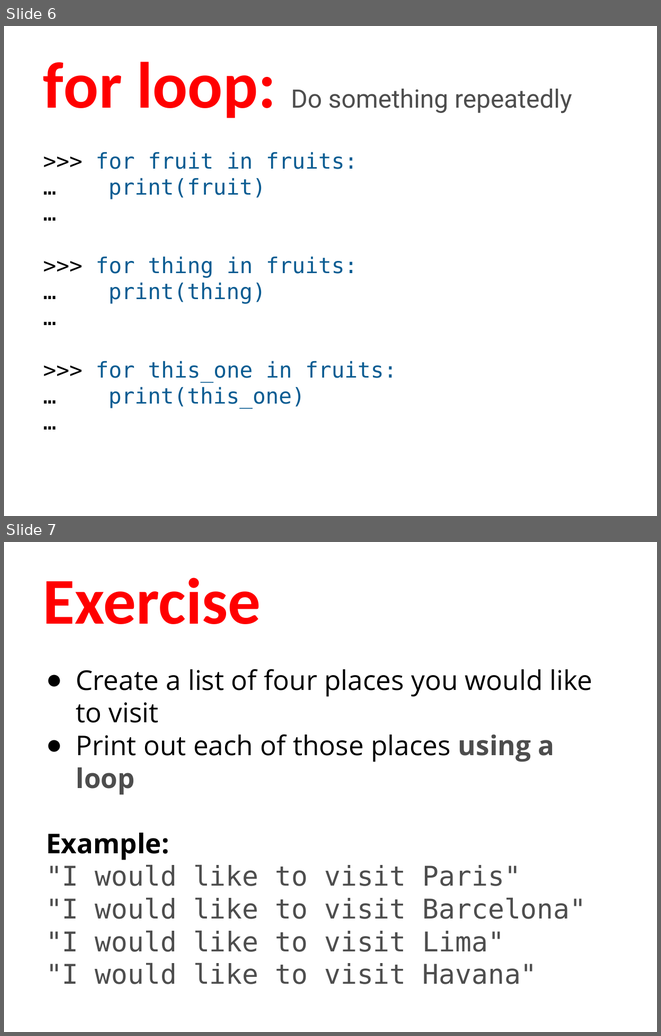
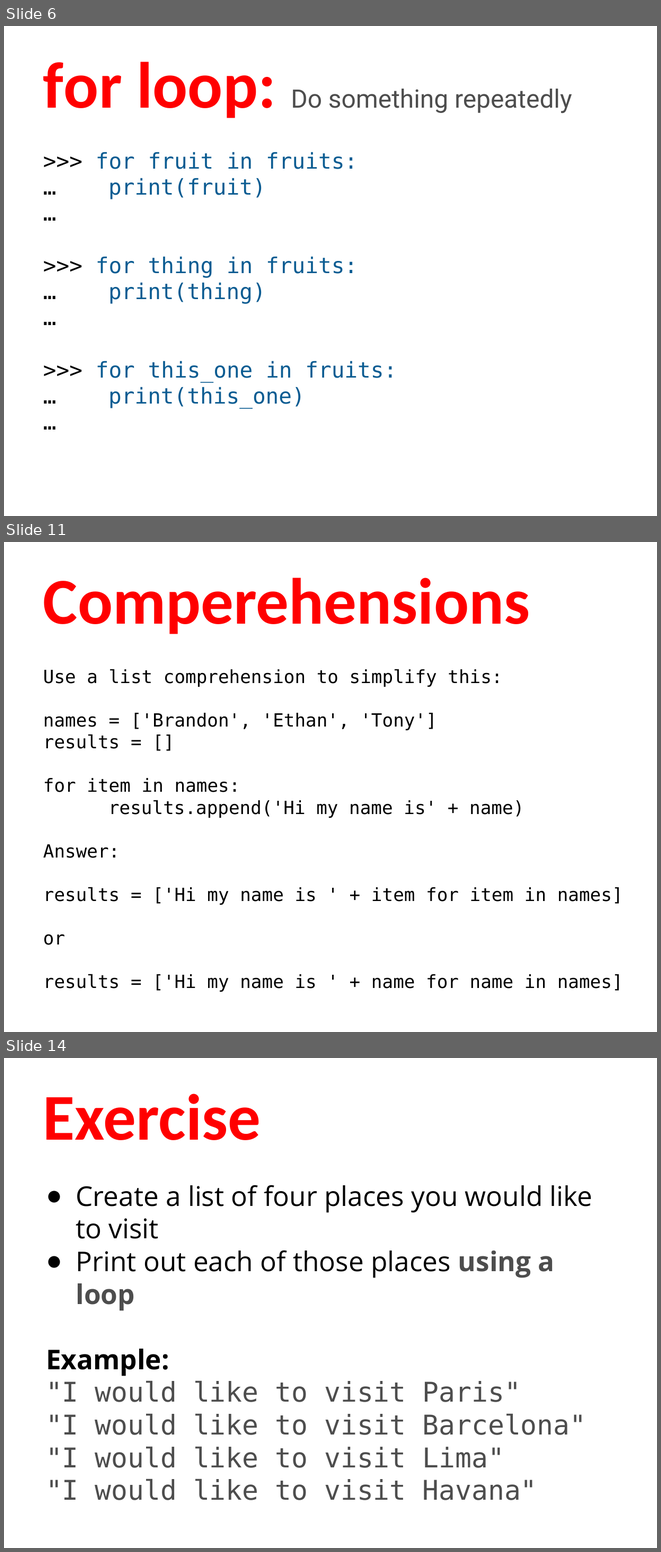
Before and after one commit to humanitiesprogramming/slides, a slide deck: 2017/python/B Done - ish/Python - Programming Concepts II.pptx. Shown one above the other, each under a label of ours: slides 6 and 7 before the commit, slides 6, 11 and 14 after it; the slides between them are not shown. The pictures are 661x1036 and 661x1552 pixels, drawn with LibreOffice and Linux fonts; fonts in the diff are those of the drawing. Boxes give left, top, right and bottom in pixels: in the first picture for what was removed or moved away, otherwise in the second. Text is boxed around its words. In the diff, an @@ line names an element or a change of style, - is before the commit and + after.

```diff
--- a/2017/python/B Done - ish/Python - Programming Concepts II.pptx
+++ b/2017/python/B Done - ish/Python - Programming Concepts II.pptx
@@ slide 11 added at [4,542,657,1032], background #FFFFFF @@
@@ title added at [43,578,530,634], 72 pt, text #FF0000, bold @@
+Comperehensions
@@ text added at [43,669,623,991], 20 pt, text #000000 @@
+Use a list comprehension to simplify this:
+names = ['Brandon', 'Ethan', 'Tony']
+results = []
+for item in names:
+results.append('Hi my name is' + name)
+Answer:
+results = ['Hi my name is ' + item for item in names]
+or
+results = ['Hi my name is ' + name for name in names]
@@ what was slide 7 is now slide 14 @@
```
Also in this commit, not shown: 6 other slides added.
